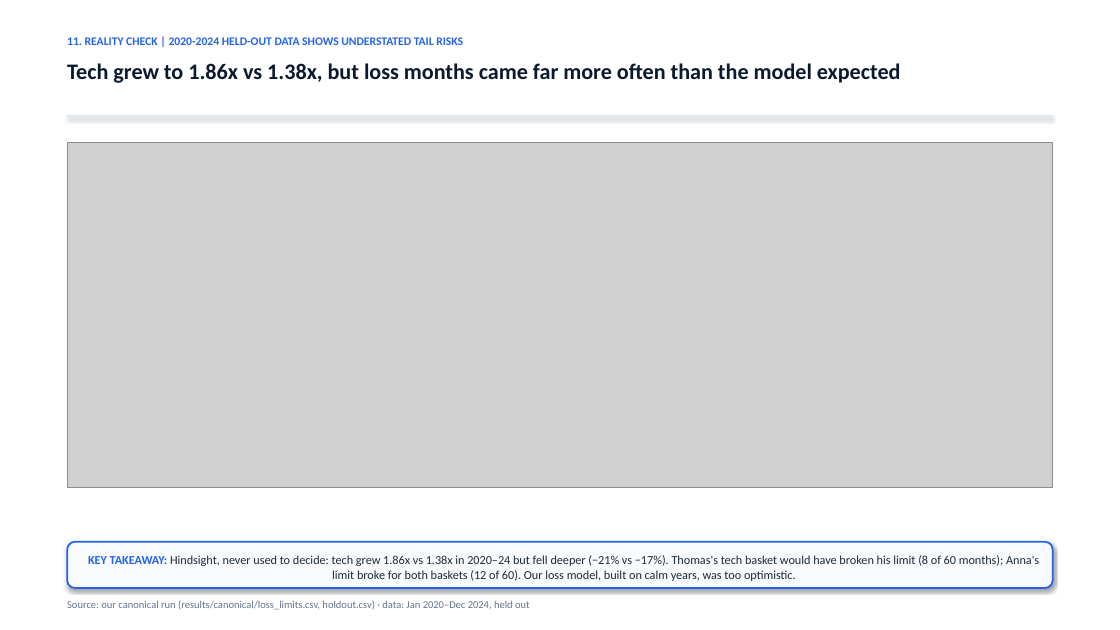
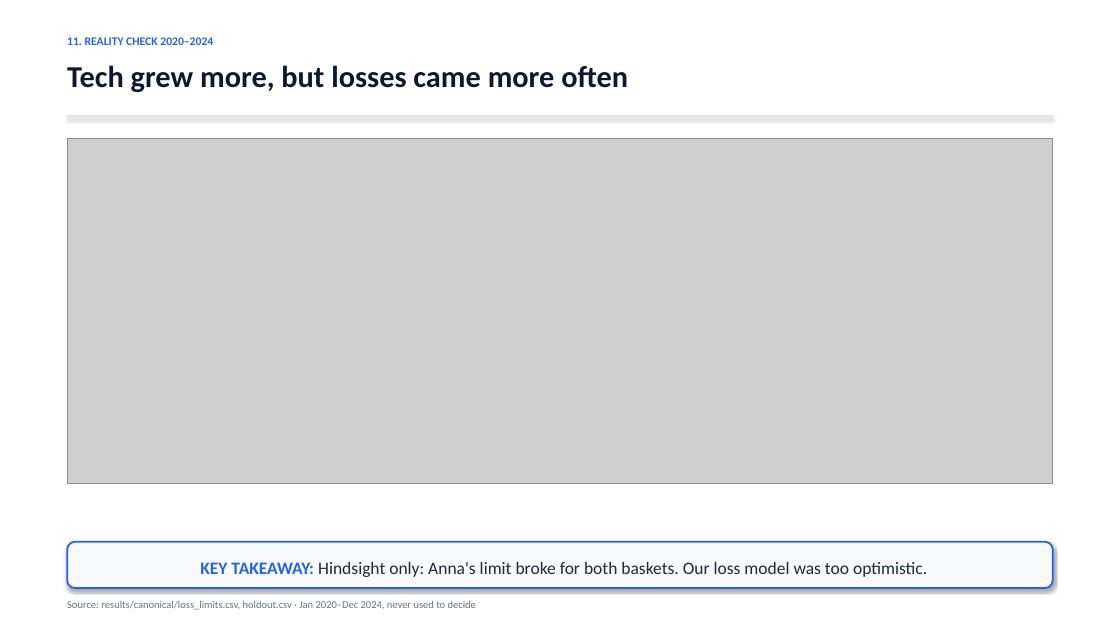
Before and after one commit to jonas221101/quantum-hackathon-finance, a slide deck: slide 21 of docs/deck/MBB_Pitch_Presentation_reviewed.pptx. Drawn at 1120x630 pixels with LibreOffice and Linux fonts; fonts in the diff are those of the drawing; grey boxes stand for pictures. Boxes give left, top, right and bottom in pixels: in the first picture for what was removed or moved away, otherwise in the second. Text is boxed around its words. In the diff, an @@ line names an element or a change of style, - is before the commit and + after.

```diff
--- a/docs/deck/MBB_Pitch_Presentation_reviewed.pptx
+++ b/docs/deck/MBB_Pitch_Presentation_reviewed.pptx
@@ text at [67,37,213,45]: text changed @@
-11. REALITY CHECK | 2020-2024 HELD-OUT DATA SHOWS UNDERSTATED TAIL RISKS
+11. REALITY CHECK 2020–2024
@@ text at [67,65,628,92]: text changed; size 19 to 26 pt @@
-Tech grew to 1.86x vs 1.38x, but loss months came far more often than the model expected
+Tech grew more, but losses came more often
@@ picture: place and size @@
-picture at [67,143,1053,487]
+picture at [67,139,1053,483]
@@ text in rounded rectangle at [200,562,927,577]: text changed; size 10.5 to 15 pt @@
-KEY TAKEAWAY: Hindsight, never used to decide: tech grew 1.86x vs 1.38x in 2020–24 but fell deeper (−21% vs −17%). Thomas's tech basket would have broken his limit (8 of 60 months); Anna's limit broke for both baskets (12 of 60). Our loss model, built on calm years, was too optimistic.
+KEY TAKEAWAY: Hindsight only: Anna's limit broke for both baskets. Our loss model was too optimistic.
@@ text at [67,600,476,610]: text changed @@
-Source: our canonical run (results/canonical/loss_limits.csv, holdout.csv) · data: Jan 2020–Dec 2024, held out
+Source: results/canonical/loss_limits.csv, holdout.csv · Jan 2020–Dec 2024, never used to decide
```
Also in this commit, not shown: 13 other slides changed, 1 other file.
